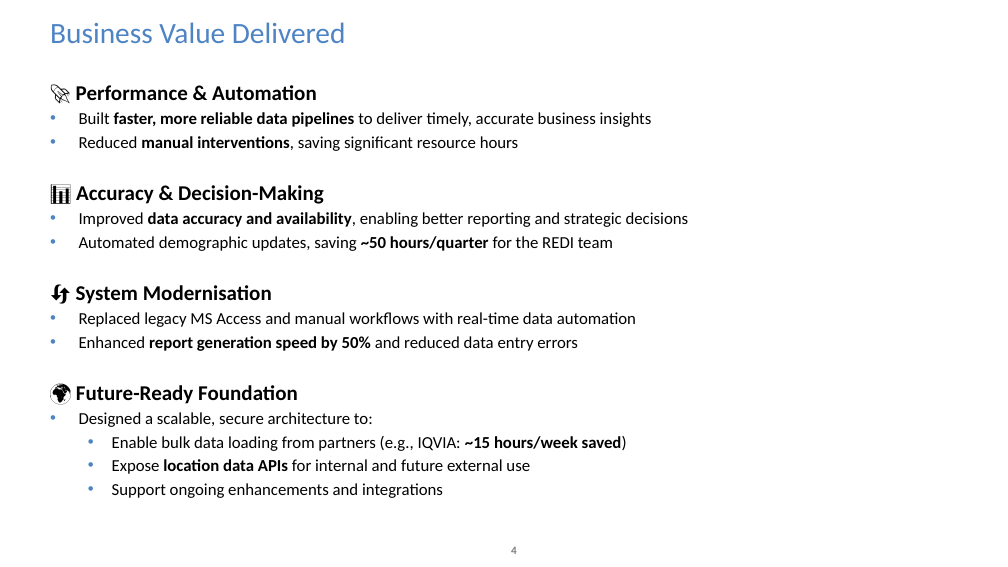
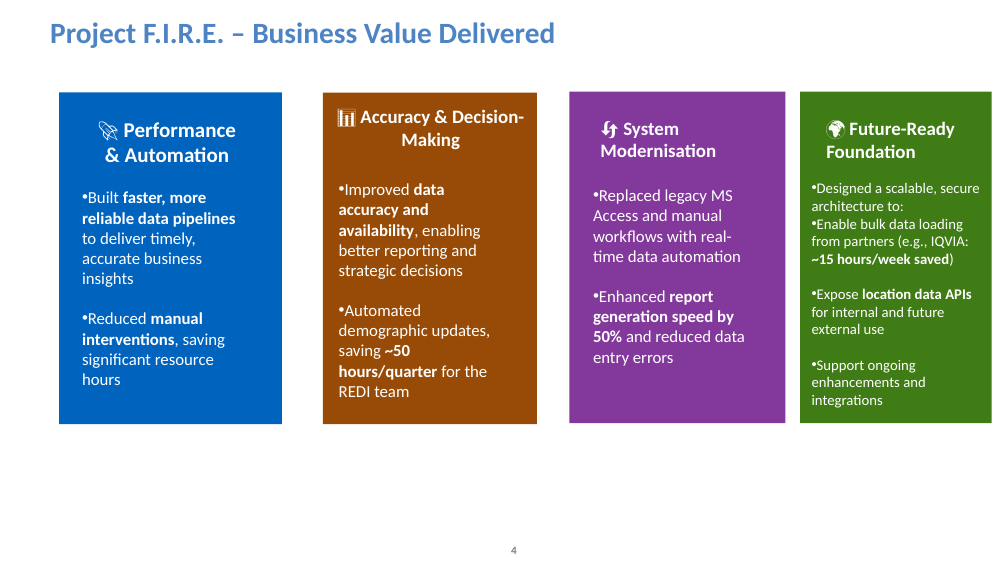
Before and after one commit to vinmidd/Application, a slide deck: slide 4 of Project Delivery Summary & Value Realization_v0.1.pptx. Drawn at 1008x567 pixels with LibreOffice and Linux fonts; fonts in the diff are those of the drawing; background and template pictures are left out. Boxes give left, top, right and bottom in pixels: in the first picture for what was removed or moved away, otherwise in the second. Text is boxed around its words. In the diff, an @@ line names an element or a change of style, - is before the commit and + after.

Commit message:
updated

```diff
--- a/Project Delivery Summary & Value Realization_v0.1.pptx
+++ b/Project Delivery Summary & Value Realization_v0.1.pptx
@@ title at (50,22,556,48): text changed; bold on @@
-Business Value Delivered
+Project F.I.R.E. – Business Value Delivered
@@ text removed at (76,85,689,498) @@
-🚀 Performance & Automation
-• Built faster, more reliable data pipelines to deliver timely, accurate business insights
-• Reduced manual interventions, saving significant resource hours
-📊 Accuracy & Decision-Making
-• Improved data accuracy and availability, enabling better reporting and strategic decisions
-• Automated demographic updates, saving ~50 hours/quarter for the REDI team
-🔄 System Modernisation
-• Replaced legacy MS Access and manual workflows with real-time data automation
-• Enhanced report generation speed by 50% and reduced data entry errors
-🌍 Future-Ready Foundation
-• Designed a scalable, secure architecture to:
-  • Enable bulk data loading from partners (e.g., IQVIA: ~15 hours/week saved)
-  • Expose location data APIs for internal and future external use
-  • Support ongoing enhancements and integrations
@@ rectangle added at (59,92,282,424), fill #0063BE @@
@@ rectangle added at (323,93,537,425), fill #974B07 @@
@@ text added at (360,109,524,150), 18 pt, text #FFFFFF, bold @@
+📊 Accuracy & Decision-Making
@@ rectangle added at (569,91,786,423), fill #83389B @@
@@ rectangle added at (800,91,991,423), fill #407C15 @@
@@ text added at (124,122,236,162), 20 pt, text #FFFFFF, bold @@
+🚀 Performance & Automation
@@ text added at (600,122,716,157), 18 pt, text #FFFFFF, bold @@
+🔄 System Modernisation
@@ text added at (826,121,954,158), 18 pt, text #FFFFFF, bold @@
+🌍 Future-Ready Foundation
@@ text added at (82,191,236,385), 16 pt, text #FFFFFF @@
+• Built faster, more reliable data pipelines to deliver timely, accurate business insights
+• Reduced manual interventions, saving significant resource hours
@@ text added at (339,183,491,397), 16 pt, text #FFFFFF @@
+• Improved data accuracy and availability, enabling better reporting and strategic decisions
+• Automated demographic updates, saving ~50 hours/quarter for the REDI team
@@ text added at (593,189,745,366), 16 pt, text #FFFFFF @@
+• Replaced legacy MS Access and manual workflows with real-time data automation
+• Enhanced report generation speed by 50% and reduced data entry errors
@@ text added at (812,182,979,408), 14 pt, text #FFFFFF @@
+• Designed a scalable, secure architecture to:
+• Enable bulk data loading from partners (e.g., IQVIA: ~15 hours/week saved)
+• Expose location data APIs for internal and future external use
+• Support ongoing enhancements and integrations
```
Also in this commit, not shown: 2 other slides changed, 1 slide added.
